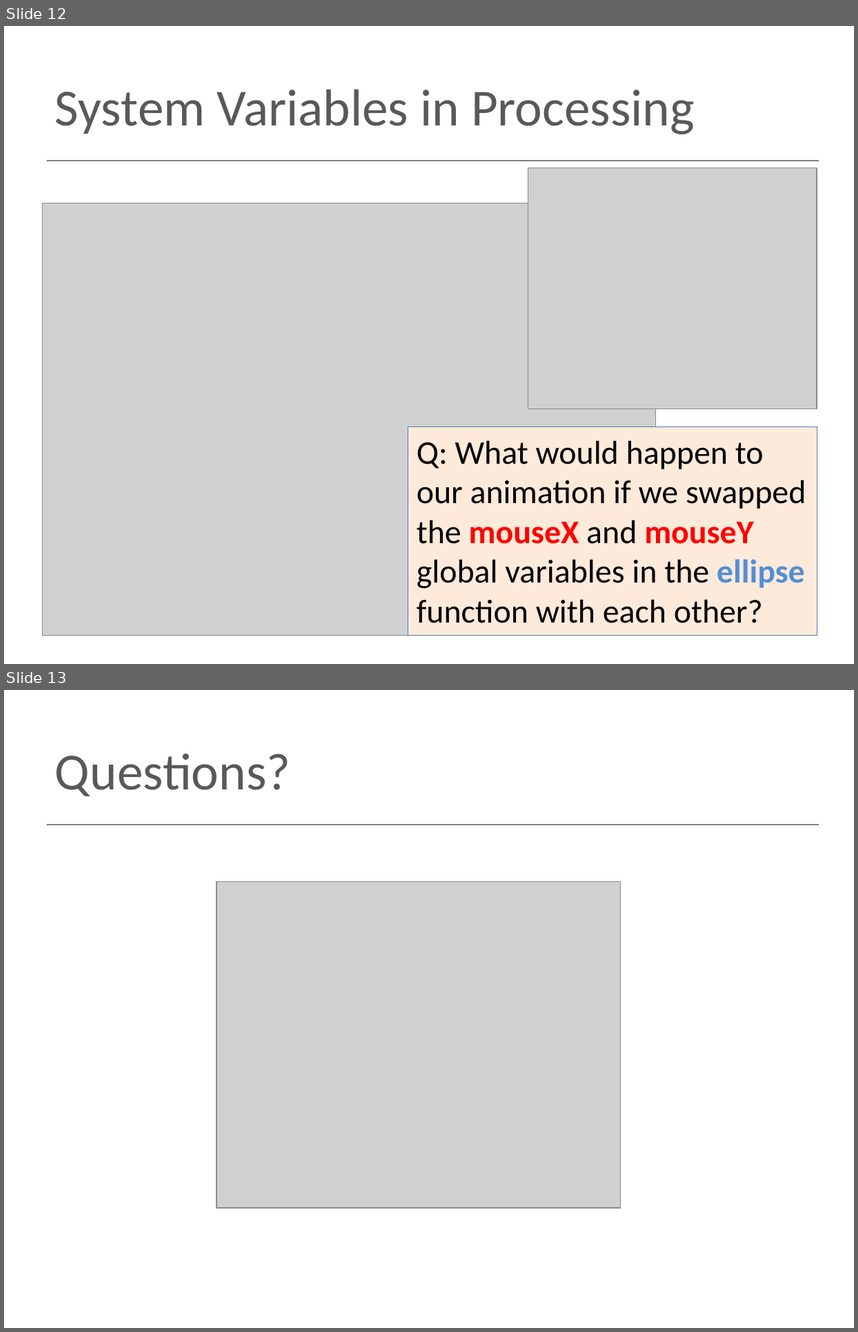
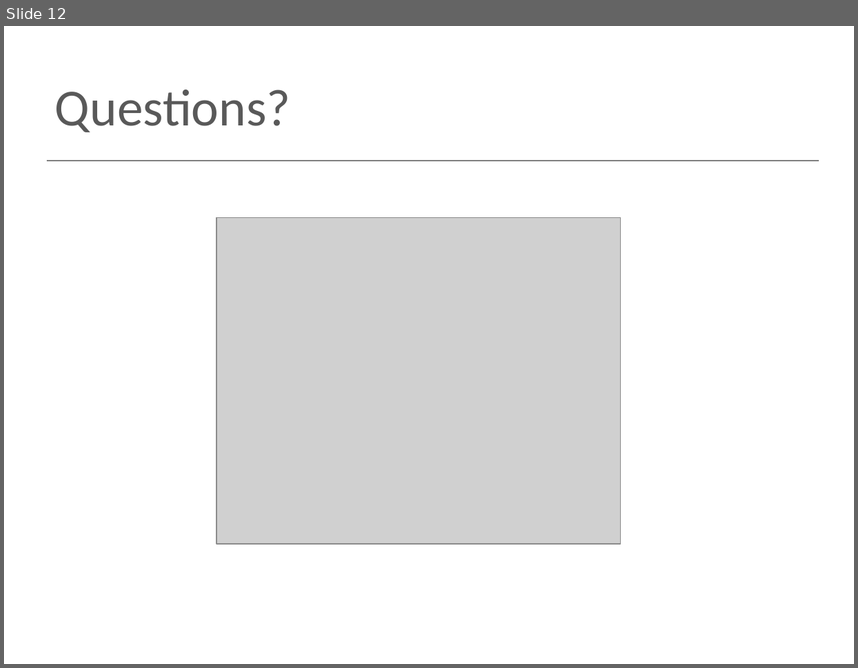
Before and after one commit to sdrohan/processing-for-ty, a slide deck: topic02/talk-1/a-processing-basic-animation.pptx. Shown one above the other, each under a label of ours: slides 12 and 13 before the commit, slide 12 after it. The pictures are 858x1332 and 858x668 pixels, drawn with LibreOffice and Linux fonts; fonts in the diff are those of the drawing; grey boxes stand for pictures. Boxes give left, top, right and bottom in pixels: in the first picture for what was removed or moved away, otherwise in the second. Text is boxed around its words. In the diff, an @@ line names an element or a change of style, - is before the commit and + after.

```diff
--- a/topic02/talk-1/a-processing-basic-animation.pptx
+++ b/topic02/talk-1/a-processing-basic-animation.pptx
@@ slide 12 removed at (x1=4, y1=26, x2=854, y2=664), background #FFFFFF; not listed: 1 template element that a slide beside it also shows @@
@@ title removed at (x1=55, y1=89, x2=695, y2=134) @@
-System Variables in Processing
@@ picture removed at (x1=528, y1=168, x2=818, y2=408) @@
@@ picture removed at (x1=42, y1=203, x2=656, y2=635) @@
@@ rectangle removed at (x1=408, y1=426, x2=817, y2=635) @@
-Q: What would happen to our animation if we swapped the mouseX and mouseY global variables in the ellipse function with each other?
@@ what was slide 13 is now slide 12 @@
```
Also in this commit, not shown: 21 other files.
